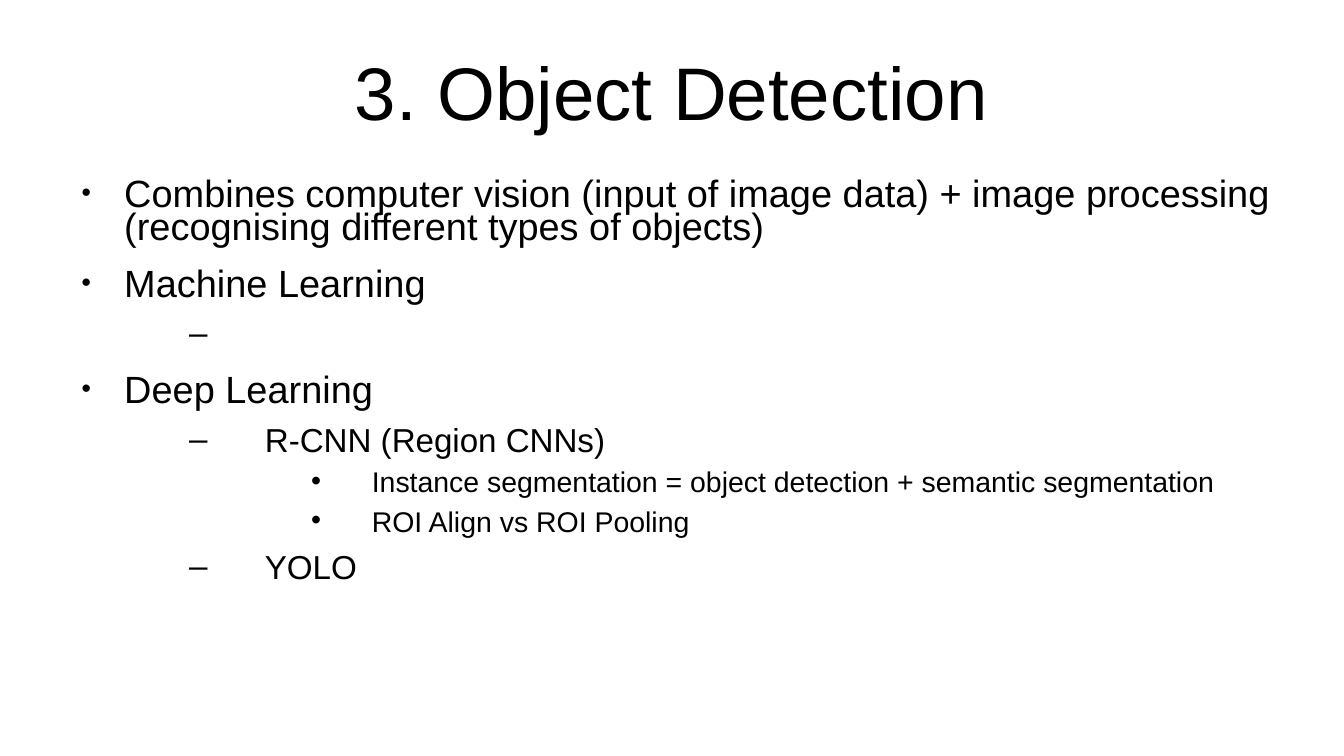
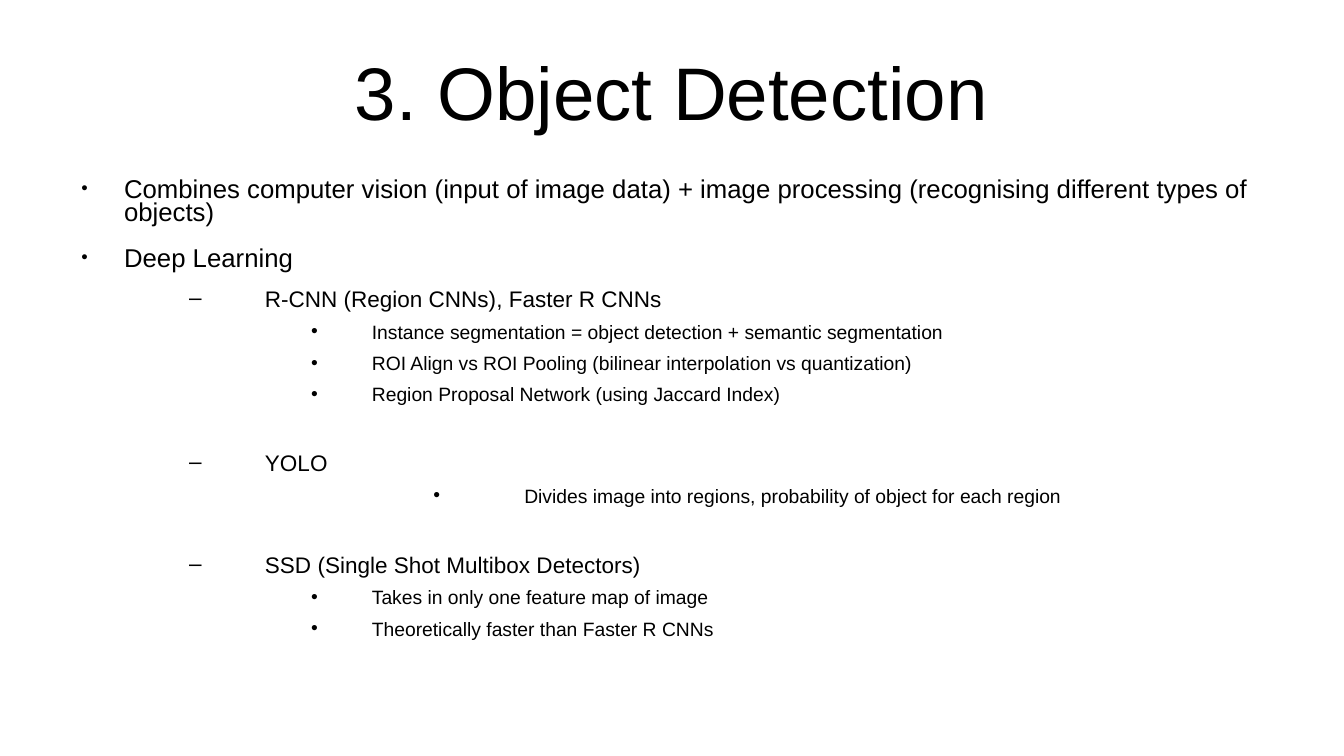
Before and after one commit to mi-mran/MECAtron_software, a slide deck: slide 4 of task2/task2.ppt. Drawn at 1344x756 pixels with LibreOffice and Linux fonts; fonts in the diff are those of the drawing. Boxes give left, top, right and bottom in pixels: in the first picture for what was removed or moved away, otherwise in the second. Text is boxed around its words. In the diff, an @@ line names an element or a change of style, - is before the commit and + after.

```diff
--- a/task2/task2.ppt
+++ b/task2/task2.ppt
@@ text at box(124, 179, 1246, 472): size 22.4 to 15.2 pt in "Combines computer vision (input of image data) ...", "Deep Learning"; size 16.8 to 11.4 pt in "Instance segmentation = object detection + semantic ..."; size 19.6 to 13.3 pt in "YOLO" @@
@@ text at box(124, 269, 426, 305): paragraph removed @@
-● Machine Learning
@@ text at box(265, 290, 661, 312): text changed; size 19.6 to 13.3 pt @@
-  – R-CNN (Region CNNs)
+  – R-CNN (Region CNNs), Faster R CNNs
@@ text at box(372, 356, 911, 405): text changed; size 16.8 to 11.4 pt @@
-    • ROI Align vs ROI Pooling
+    • ROI Align vs ROI Pooling (bilinear interpolation vs quantization)
+    • Region Proposal Network (using Jaccard Index)
@@ text at box(265, 489, 1061, 640): paragraphs added @@
+    • Divides image into regions, probability of object for each region
+  – SSD (Single Shot Multibox Detectors)
+    • Takes in only one feature map of image
+    • Theoretically faster than Faster R CNNs
```
Also in this commit, not shown: 2 slides added, 1 slide removed.
